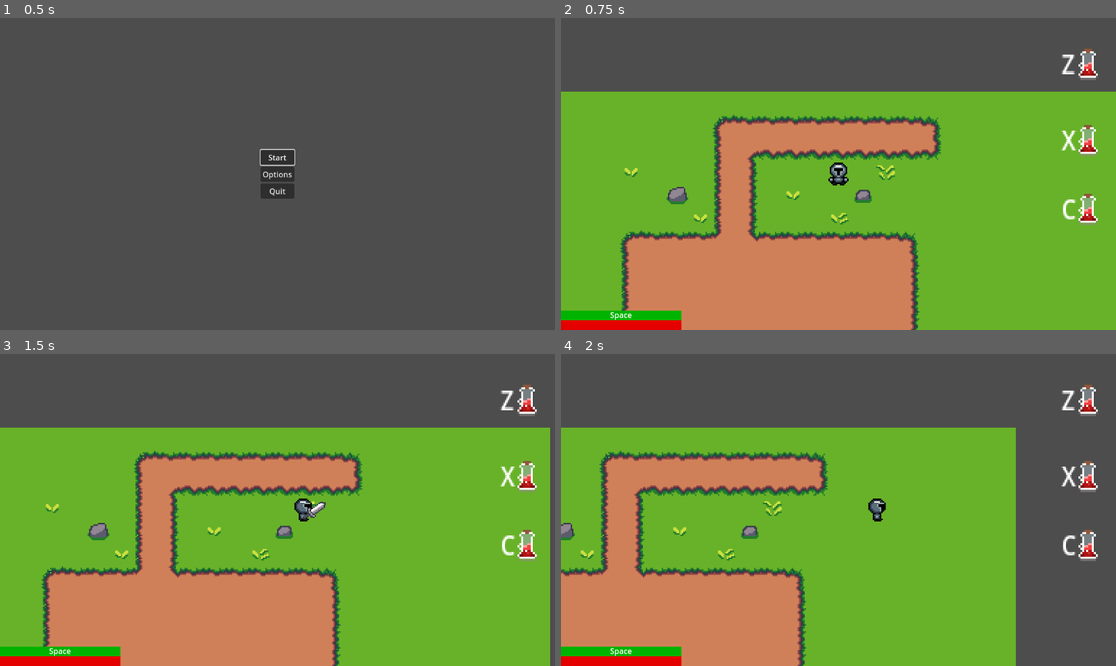
Above: before the commit, frames 1-4 (two rows, left to right).
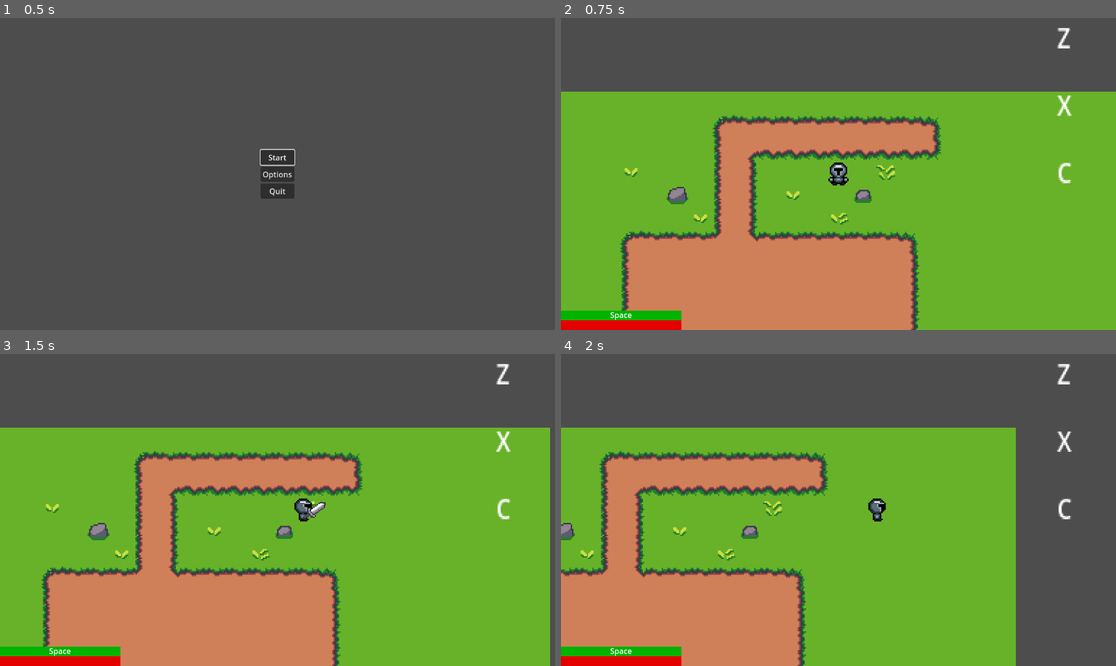
Above: after the commit, the same moments.

Repository: boothe0/CS386GodotProject
Game: Godot game, scene res://scenes/title_screen.tscn
Same seed, same stepped clock (60 frames per second), same inputs: the game is played once before the commit and once after it.
Inputs (mouse positions are in pixels of both pictures, inside the frame that each line leads up to):
- Up to frame 1 (0.5 s): no input
- Up to frame 2 (0.75 s): click "Start" at 0.5 s
- Up to frame 3 (1.5 s): move the mouse to (399, 494) at 1.27 s; hold D (move_right) from 1.28 s (still down); click (399, 494) at 1.35 s
- Up to frame 4 (2 s): keep holding D (move_right)

Frame 1 is identical in both runs. In frame 2, 1.3% of the frame differs, in the area x 89-97%, y 3-67%; in frame 3, 1.3%; in frame 4, 1.3%.

Commit message:
adding modular consumable frames

Diff:
--- /dev/null
+++ b/cs386gameproject/scenes/consumables/heal_potion.tscn
@@ -0,0 +1,28 @@
+[gd_scene load_steps=3 format=3 uid="uid://budqavbvpbwwl"]
+
+[ext_resource type="Texture2D" uid="uid://b1mrlmd7s1w8u" path="res://assets/VariPixels PotionsPack 02112022 Update/PotionsPack1.png" id="1_55lod"]
+
+[sub_resource type="AtlasTexture" id="AtlasTexture_jq3k8"]
+atlas = ExtResource("1_55lod")
+region = Rect2(0, 0, 30, 30)
+
+[node name="HealPotion" type="Control"]
+layout_mode = 3
+anchors_preset = 15
+anchor_right = 1.0
+anchor_bottom = 1.0
+grow_horizontal = 2
+grow_vertical = 2
+
+[node name="ConsumableSlot1" type="TextureRect" parent="."]
+clip_contents = true
+layout_mode = 1
+anchors_preset = 1
+anchor_left = 1.0
+anchor_right = 1.0
+offset_left = -1152.0
+offset_right = -1112.0
+offset_bottom = 40.0
+grow_horizontal = 0
+scale = Vector2(3, 3.48)
+texture = SubResource("AtlasTexture_jq3k8")
--- a/cs386gameproject/scenes/main_scene.tscn
+++ b/cs386gameproject/scenes/main_scene.tscn
@@ -1,11 +1,10 @@
-[gd_scene load_steps=14 format=4 uid="uid://duvy8pdxnjdmo"]
+[gd_scene load_steps=12 format=4 uid="uid://duvy8pdxnjdmo"]
 
 [ext_resource type="PackedScene" uid="uid://cmxv3umec3ewx" path="res://scenes/player.tscn" id="1_6hm0t"]
 [ext_resource type="Script" path="res://scripts/main_scene.gd" id="1_l6k43"]
 [ext_resource type="Texture2D" uid="uid://b1blnn5c1g4b6" path="res://assets/16x16 Magical Forest Asset Pack/Tiles/Forest Tile.png" id="2_psmqu"]
 [ext_resource type="Script" path="res://scripts/stamina_bar.gd" id="4_2cfse"]
 [ext_resource type="Script" path="res://scripts/health_bar.gd" id="4_d7btm"]
-[ext_resource type="Texture2D" uid="uid://b1mrlmd7s1w8u" path="res://assets/VariPixels PotionsPack 02112022 Update/PotionsPack1.png" id="6_opgjy"]
 
 [sub_resource type="TileSetAtlasSource" id="TileSetAtlasSource_df4cm"]
 texture = ExtResource("2_psmqu")
@@ -58,10 +57,6 @@
 
 [sub_resource type="StyleBoxFlat" id="StyleBoxFlat_omlwu"]
 bg_color = Color(0.898275, 2.59906e-06, 1.2514e-06, 1)
-
-[sub_resource type="AtlasTexture" id="AtlasTexture_4v2qi"]
-atlas = ExtResource("6_opgjy")
-region = Rect2(0, 0, 30, 30)
 
 [node name="MainScene" type="Node2D"]
 position = Vector2(-509, -312)
@@ -126,67 +121,36 @@
 show_percentage = false
 script = ExtResource("4_d7btm")
 
-[node name="ConsumableSlot1" type="TextureRect" parent="PlayerUI"]
-clip_contents = true
-anchors_preset = 1
-anchor_left = 1.0
-anchor_right = 1.0
-offset_left = -122.0
-offset_top = -1.0
-offset_right = -82.0
-offset_bottom = 39.0
-grow_horizontal = 0
+[node name="Container" type="Container" parent="PlayerUI"]
+offset_left = 1030.0
+offset_right = 1070.0
+offset_bottom = 40.0
 scale = Vector2(3, 3.48)
-texture = SubResource("AtlasTexture_4v2qi")
 
-[node name="Label" type="Label" parent="PlayerUI/ConsumableSlot1"]
-layout_mode = 0
-offset_left = 3.33333
-offset_top = 15.5172
-offset_right = 43.3333
-offset_bottom = 38.5172
+[node name="Label" type="Label" parent="PlayerUI/Container"]
+layout_mode = 2
 text = "Z"
 
-[node name="ConsumableSlot2" type="TextureRect" parent="PlayerUI"]
-clip_contents = true
-anchors_preset = 1
-anchor_left = 1.0
-anchor_right = 1.0
-offset_left = -122.0
-offset_top = 157.0
-offset_right = -82.0
-offset_bottom = 197.0
-grow_horizontal = 0
+[node name="Container2" type="Container" parent="PlayerUI"]
+offset_left = 1030.0
+offset_top = 140.0
+offset_right = 1070.0
+offset_bottom = 180.0
 scale = Vector2(3, 3.48)
-texture = SubResource("AtlasTexture_4v2qi")
 
-[node name="Label" type="Label" parent="PlayerUI/ConsumableSlot2"]
-layout_mode = 0
-offset_left = 3.33333
-offset_top = 15.5172
-offset_right = 43.3333
-offset_bottom = 38.5172
+[node name="Label" type="Label" parent="PlayerUI/Container2"]
+layout_mode = 2
 text = "X"
 
-[node name="ConsumableSlot3" type="TextureRect" parent="PlayerUI"]
-clip_contents = true
-anchors_preset = 1
-anchor_left = 1.0
-anchor_right = 1.0
-offset_left = -122.0
-offset_top = 300.0
-offset_right = -82.0
-offset_bottom = 340.0
-grow_horizontal = 0
+[node name="Container3" type="Container" parent="PlayerUI"]
+offset_left = 1030.0
+offset_top = 280.0
+offset_right = 1070.0
+offset_bottom = 320.0
 scale = Vector2(3, 3.48)
-texture = SubResource("AtlasTexture_4v2qi")
 
-[node name="Label" type="Label" parent="PlayerUI/ConsumableSlot3"]
-layout_mode = 0
-offset_left = 3.33333
-offset_top = 15.5172
-offset_right = 43.3333
-offset_bottom = 38.5172
+[node name="Label" type="Label" parent="PlayerUI/Container3"]
+layout_mode = 2
 text = "C"
 
 [node name="SpawnTimer" type="Timer" parent="."]
